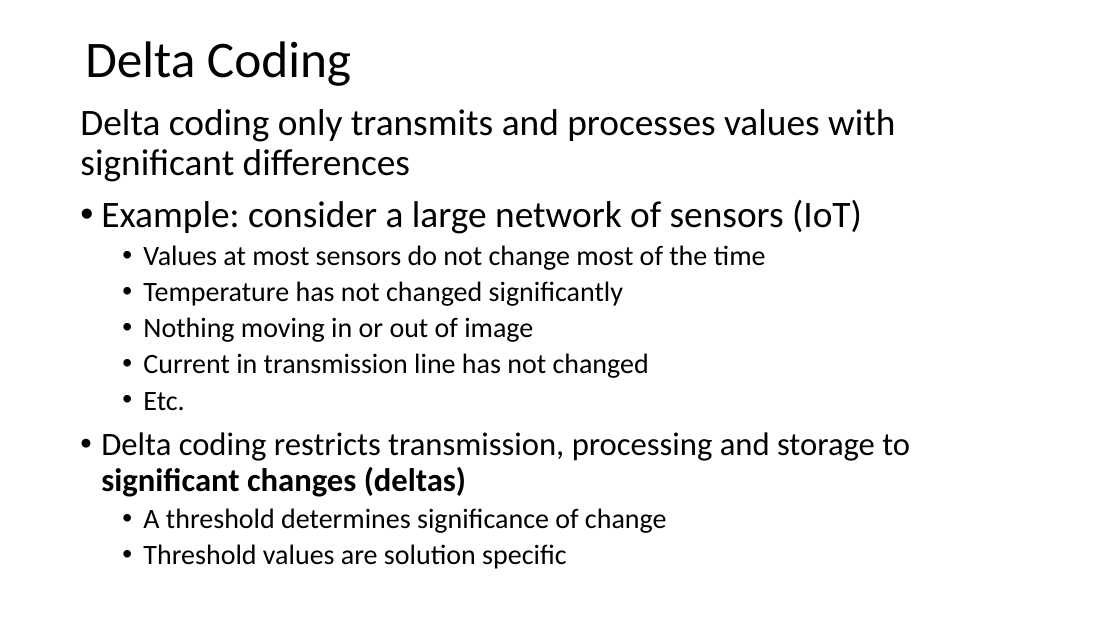
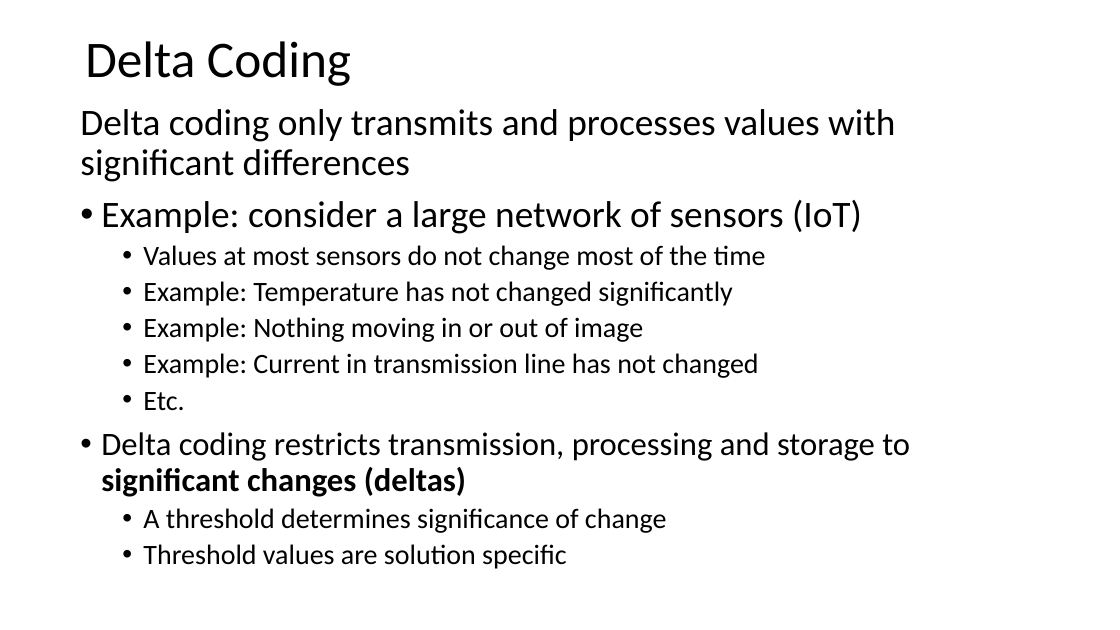
Before and after one commit to StephenElston/CSCI-E-108, a slide deck: slide 13 of slides/3_StreamingAnalytics.pptx. Drawn at 1120x630 pixels with LibreOffice and Linux fonts; fonts in the diff are those of the drawing. Boxes give left, top, right and bottom in pixels: in the first picture for what was removed or moved away, otherwise in the second. Text is boxed around its words. In the diff, an @@ line names an element or a change of style, - is before the commit and + after.

```diff
--- a/slides/3_StreamingAnalytics.pptx
+++ b/slides/3_StreamingAnalytics.pptx
@@ text at [143,281,758,378]: text changed @@
-  • Temperature has not changed significantly
-  • Nothing moving in or out of image
-  • Current in transmission line has not changed
+  • Example: Temperature has not changed significantly
+  • Example: Nothing moving in or out of image
+  • Example: Current in transmission line has not changed
```
Also in this commit, not shown: 8 other slides changed.
